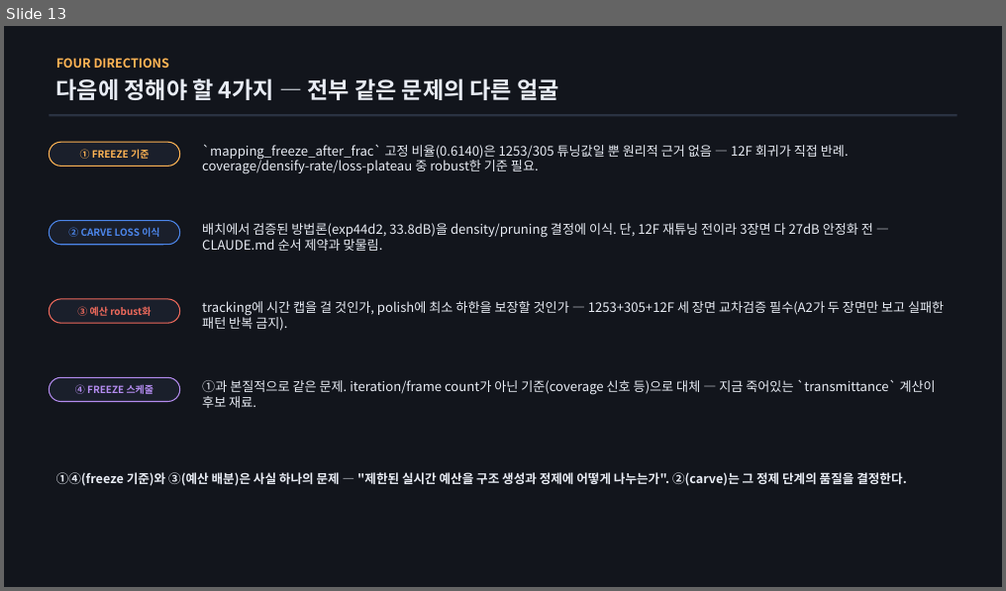
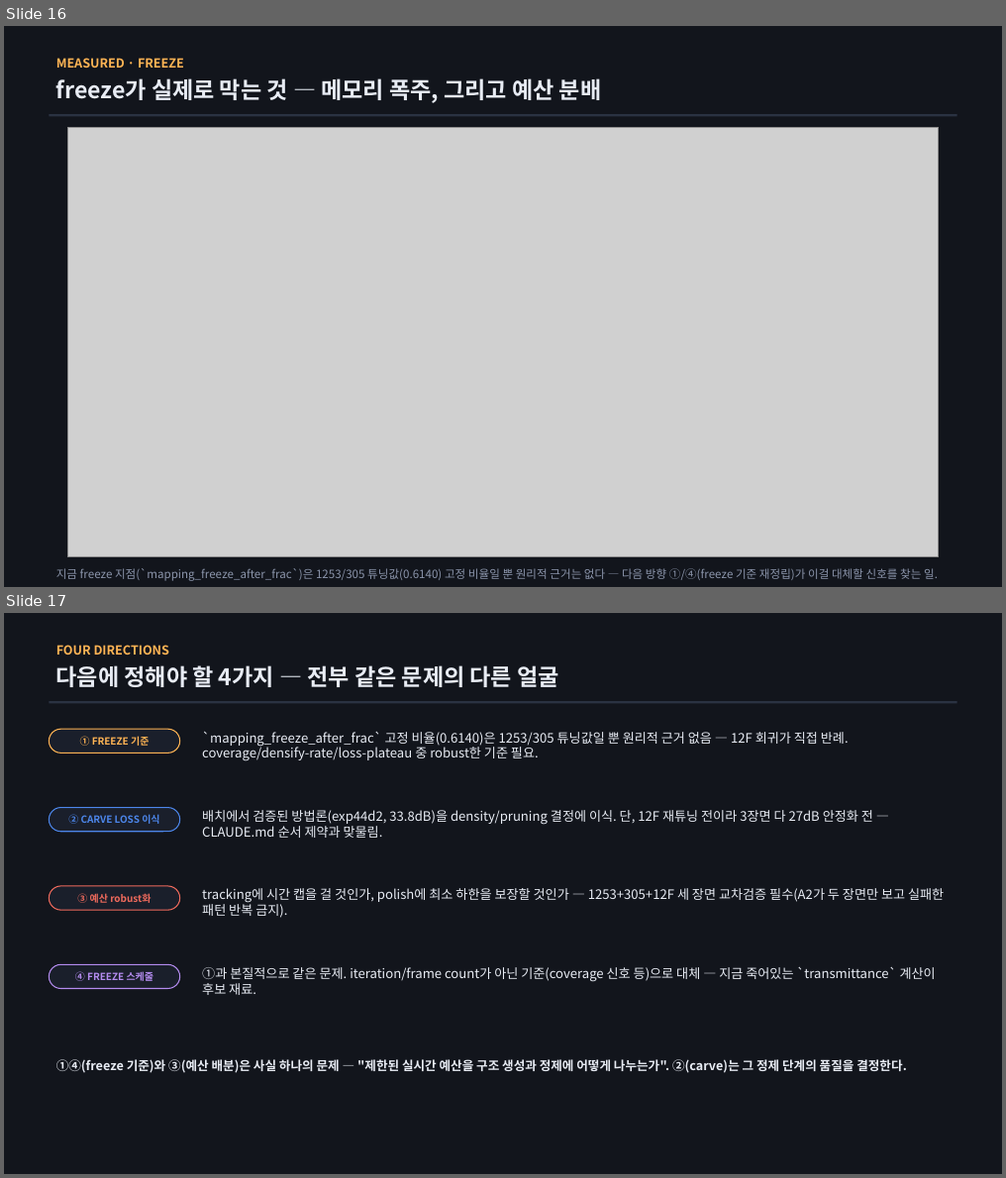
Before and after one commit to sawo0150/gs_floaterLab, a slide deck: context/ppt/ppt0812/vigs_budget_briefing_0812.pptx. Shown one above the other, each under a label of ours: slide 13 before the commit, slides 16 and 17 after it. The pictures are 1006x591 and 1006x1178 pixels, drawn with LibreOffice and Linux fonts; fonts in the diff are those of the drawing; grey boxes stand for pictures. Boxes give left, top, right and bottom in pixels: in the first picture for what was removed or moved away, otherwise in the second. Text is boxed around its words. In the diff, an @@ line names an element or a change of style, - is before the commit and + after.

```diff
--- a/context/ppt/ppt0812/vigs_budget_briefing_0812.pptx
+++ b/context/ppt/ppt0812/vigs_budget_briefing_0812.pptx
@@ slide 16 added at (x1=4, y1=26, x2=1002, y2=587), background #FFFFFF @@
@@ rectangle added at (x1=4, y1=26, x2=1002, y2=587), fill #12151C @@
@@ text added at (x1=56, y1=58, x2=184, y2=68), 12 pt, text #FFB454, bold @@
+MEASURED · FREEZE
@@ text added at (x1=56, y1=78, x2=601, y2=103), 22 pt, text #E8ECF4, bold @@
+freeze가 실제로 막는 것 — 메모리 폭주, 그리고 예산 분배
@@ rectangle added at (x1=49, y1=114, x2=957, y2=116), fill #2A3242 @@
@@ picture added at (x1=67, y1=127, x2=939, y2=558) @@
@@ text added at (x1=56, y1=569, x2=938, y2=581), 11 pt, text #8B95AB @@
+지금 freeze 지점(`mapping_freeze_after_frac`)은 1253/305 튜닝값(0.6140) 고정 비율일 뿐 원리적 근거는 없다 — 다음 방향 ①/④(freeze 기준 재정립)가 이걸 대체할 신호를 찾는 일.
@@ what was slide 13 is now slide 17 @@
```
Also in this commit, not shown: 1 slide changed, 3 other slides added, 19 other files.
